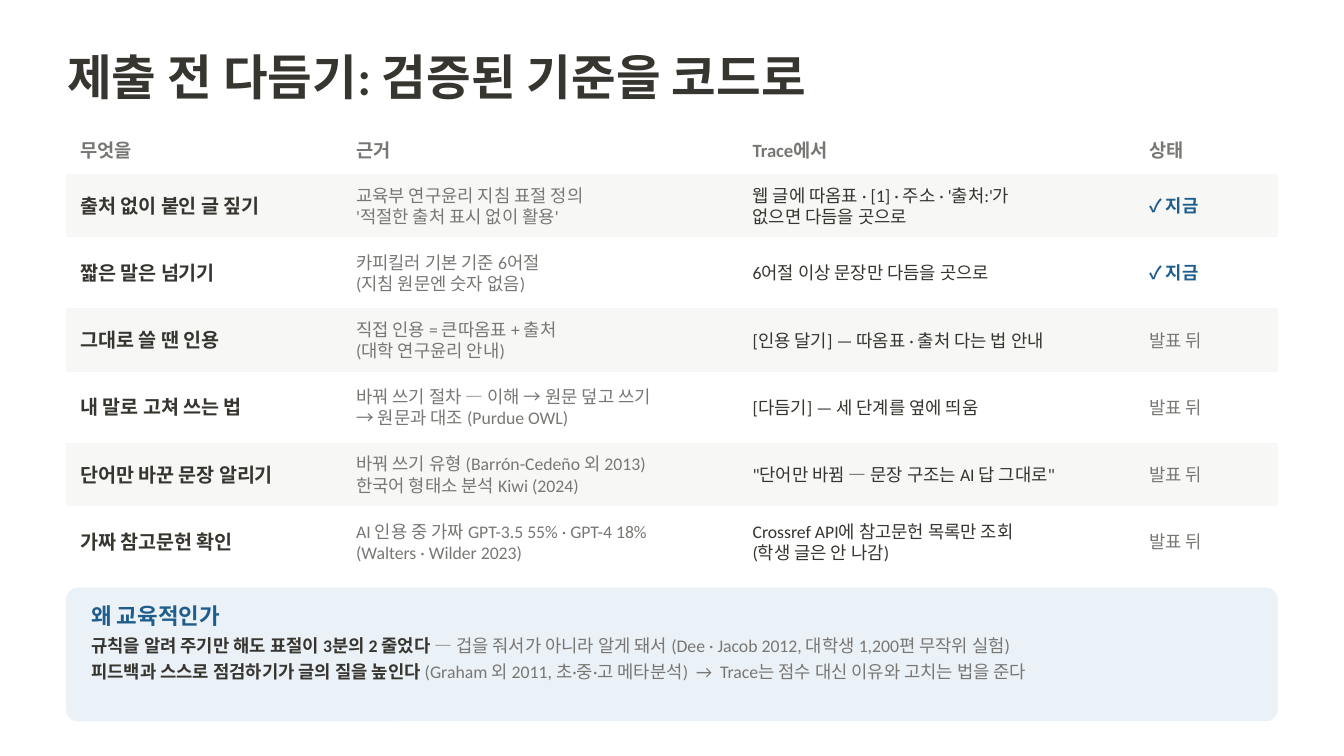
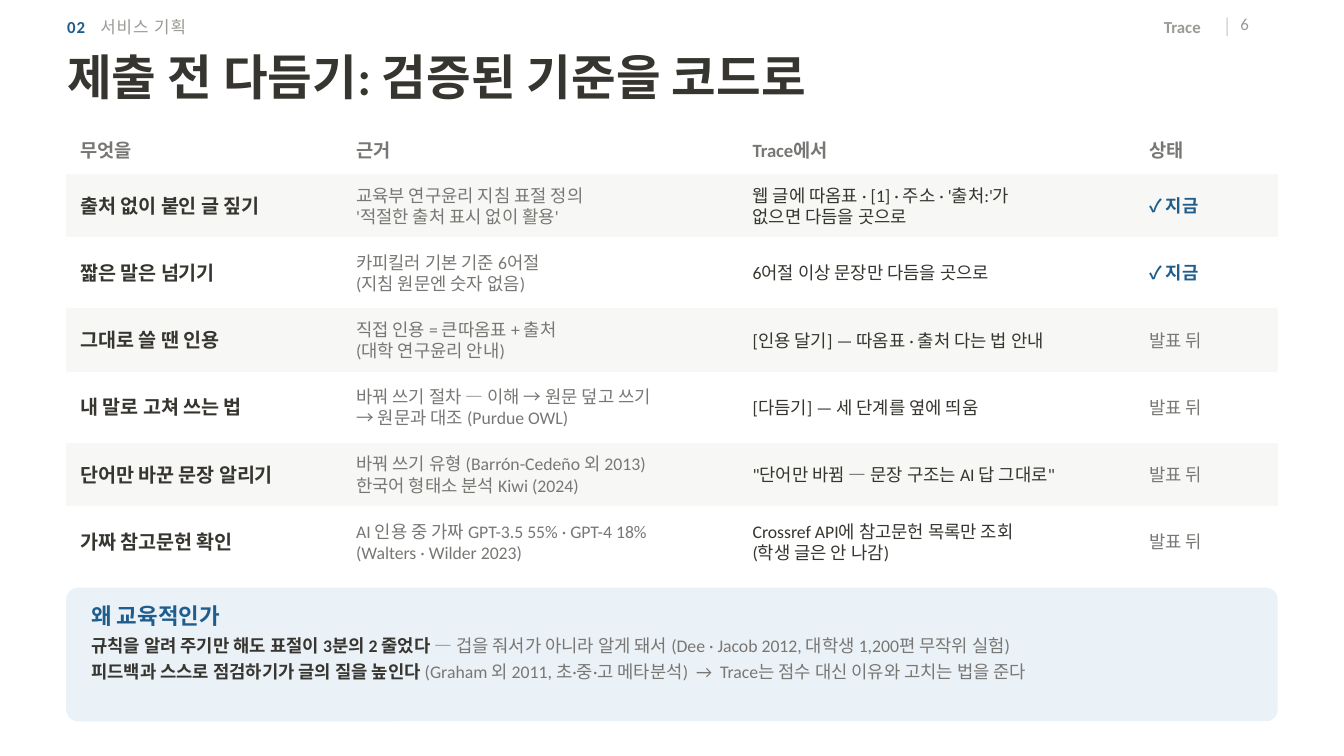
Before and after one commit to 20233014-KYH/trace, a slide deck: slide 6 of deck/중간발표_김용현.pptx. Drawn at 1344x756 pixels with LibreOffice and Linux fonts; fonts in the diff are those of the drawing; background and template pictures are left out. Boxes give left, top, right and bottom in pixels: in the first picture for what was removed or moved away, otherwise in the second. Text is boxed around its words. In the diff, an @@ line names an element or a change of style, - is before the commit and + after.

```diff
--- a/deck/중간발표_김용현.pptx
+++ b/deck/중간발표_김용현.pptx
@@ text added at <box>67,19,186,34</box>, 9 pt, text #9B9A95 @@
+02 서비스 기획
@@ text added at <box>1164,22,1201,33</box>, 9 pt, text #9B9A95, bold @@
+Trace
@@ line added from (1227, 17) to (1227, 36), #D9D8D3 0.75 pt @@
@@ page number added at <box>1240,19,1249,30</box>, 9 pt, text #9B9A95 @@
+6
```
Also in this commit, not shown: 13 other slides changed, 2 other files.
